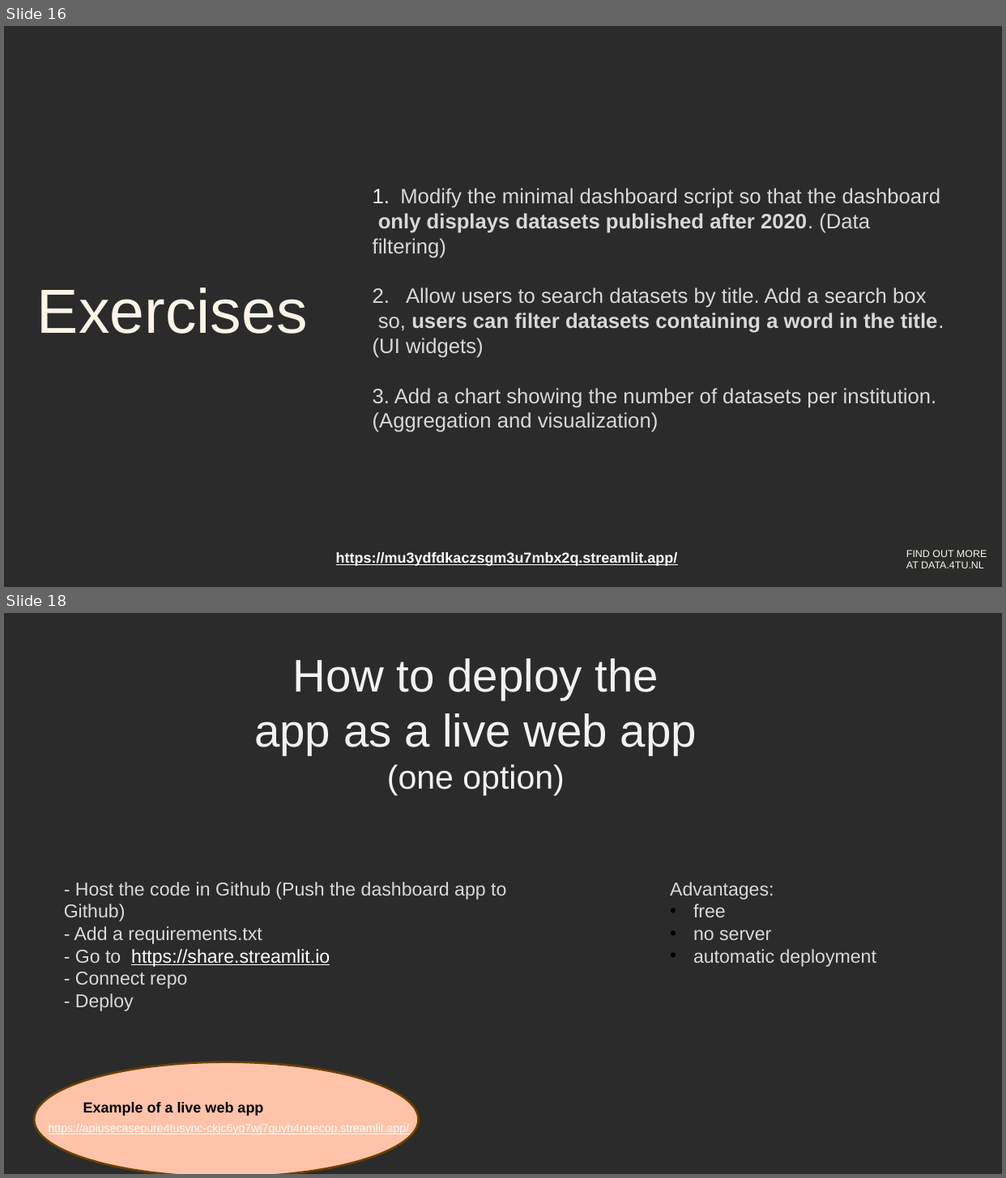
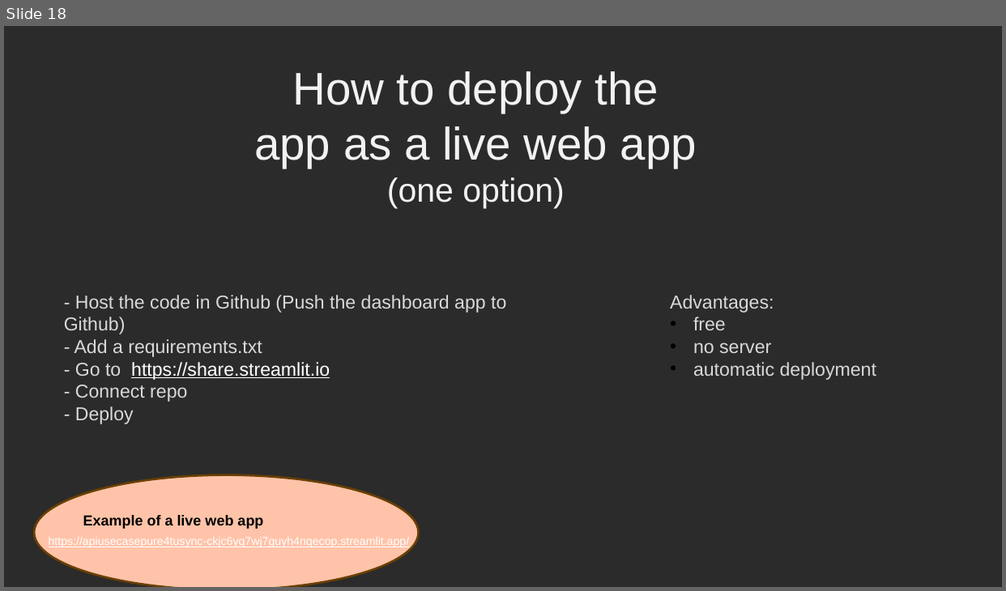
Before and after one commit to 4TUResearchData-Carpentries/API_use_case_PURE_4TU_sync, a slide deck: Lesson_development/Presentations/Workshop_API_sync_PURE_WUR.pptx. Shown one above the other, each under a label of ours: slides 16 and 18 before the commit, slide 18 after it; the slides between them are not shown. The pictures are 1006x1178 and 1006x591 pixels, drawn with LibreOffice and Linux fonts; fonts in the diff are those of the drawing; background and template pictures are left out; a plain dark background stands for a picture behind light text. Boxes give left, top, right and bottom in pixels: in the first picture for what was removed or moved away, otherwise in the second. Text is boxed around its words. In the diff, an @@ line names an element or a change of style, - is before the commit and + after.

```diff
--- a/Lesson_development/Presentations/Workshop_API_sync_PURE_WUR.pptx
+++ b/Lesson_development/Presentations/Workshop_API_sync_PURE_WUR.pptx
@@ slide 16 removed at [4,26,1002,587], background picture (left out) @@
@@ text removed at [373,188,944,433] @@
-1. Modify the minimal dashboard script so that the dashboard
-only displays datasets published after 2020. (Data filtering)
-2. Allow users to search datasets by title. Add a search box
-so, users can filter datasets containing a word in the title. (UI widgets)
-3. Add a chart showing the number of datasets per institution. (Aggregation and visualization)
@@ text removed at [37,288,308,334] @@
-Exercises
@@ text removed at [336,552,678,566] @@
-https://mu3ydfdkaczsgm3u7mbx2q.streamlit.app/
@@ text removed at [906,550,987,569] @@
-FIND OUT MORE AT DATA.4TU.NL
```
Also in this commit, not shown: 5 slides changed, 2 slides added, 1 other slide removed, 6 other files.
